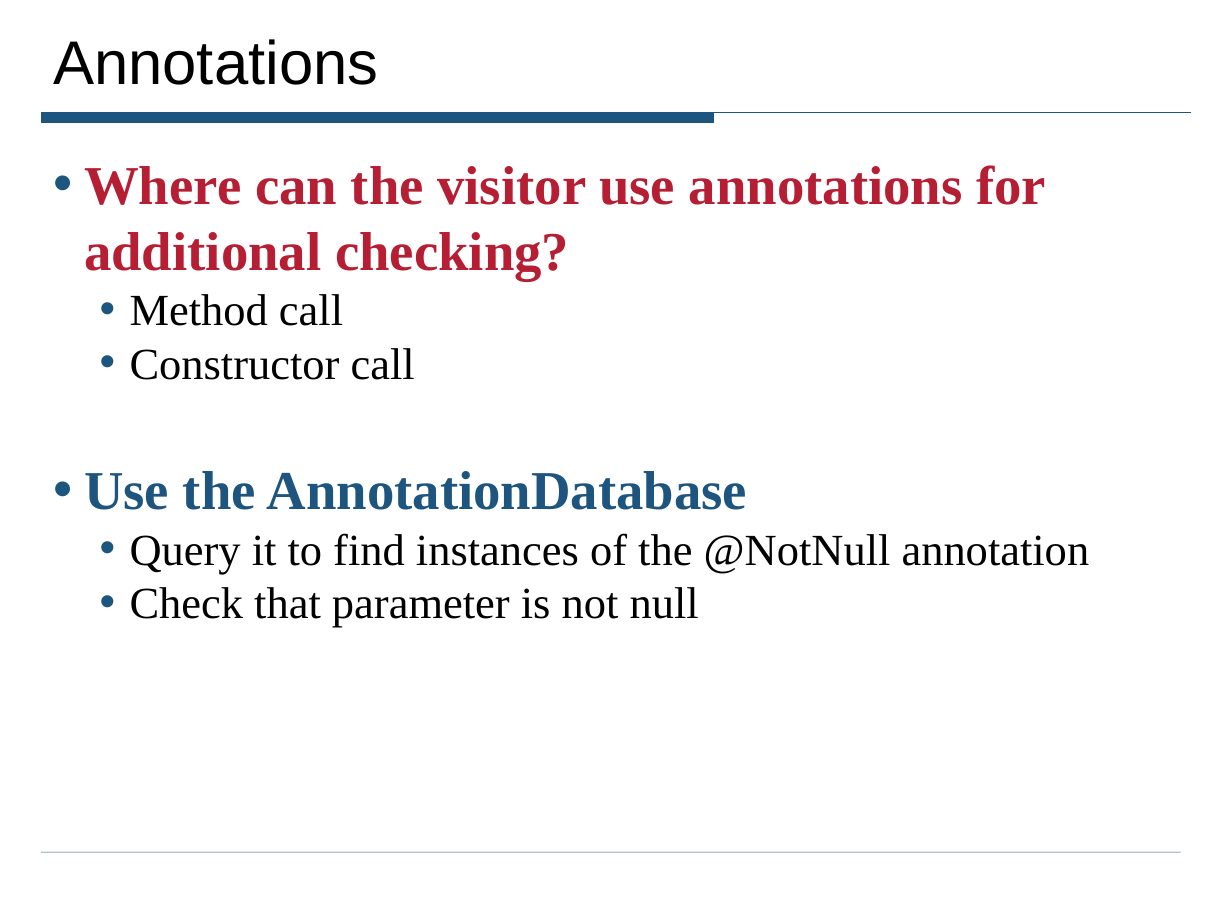
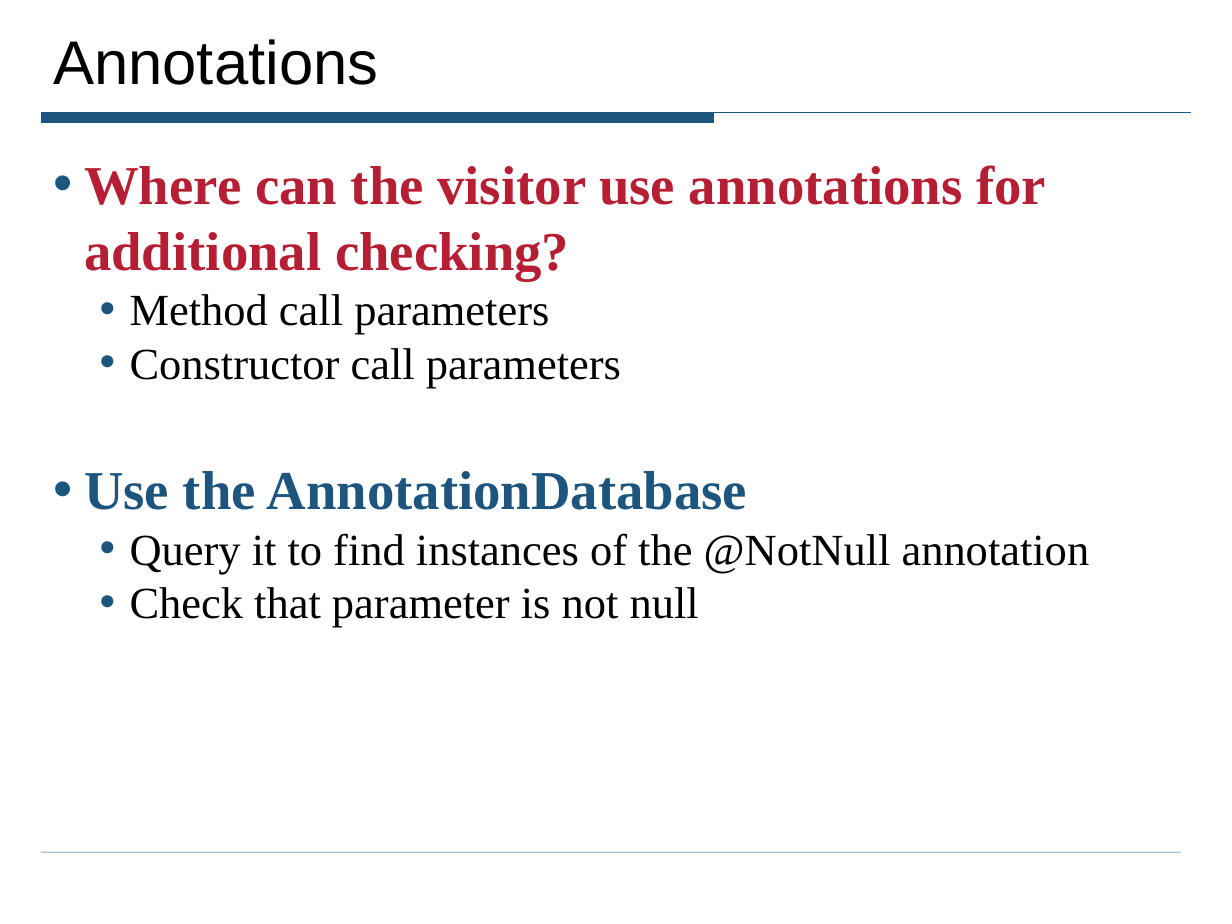
Before and after one commit to ciera/crystalsaf, a slide deck: slide 30 of TutorialExamples/CrystalTutorial.ppt. Drawn at 1232x924 pixels with LibreOffice and Linux fonts; fonts in the diff are those of the drawing. Boxes give left, top, right and bottom in pixels: in the first picture for what was removed or moved away, otherwise in the second. Text is boxed around its words. In the diff, an @@ line names an element or a change of style, - is before the commit and + after.

```diff
--- a/TutorialExamples/CrystalTutorial.ppt
+++ b/TutorialExamples/CrystalTutorial.ppt
@@ text at box(130, 294, 621, 388): text changed @@
-  • Method call
-  • Constructor call
+  • Method call parameters
+  • Constructor call parameters
```
Also in this commit, not shown: 7 other slides changed.
